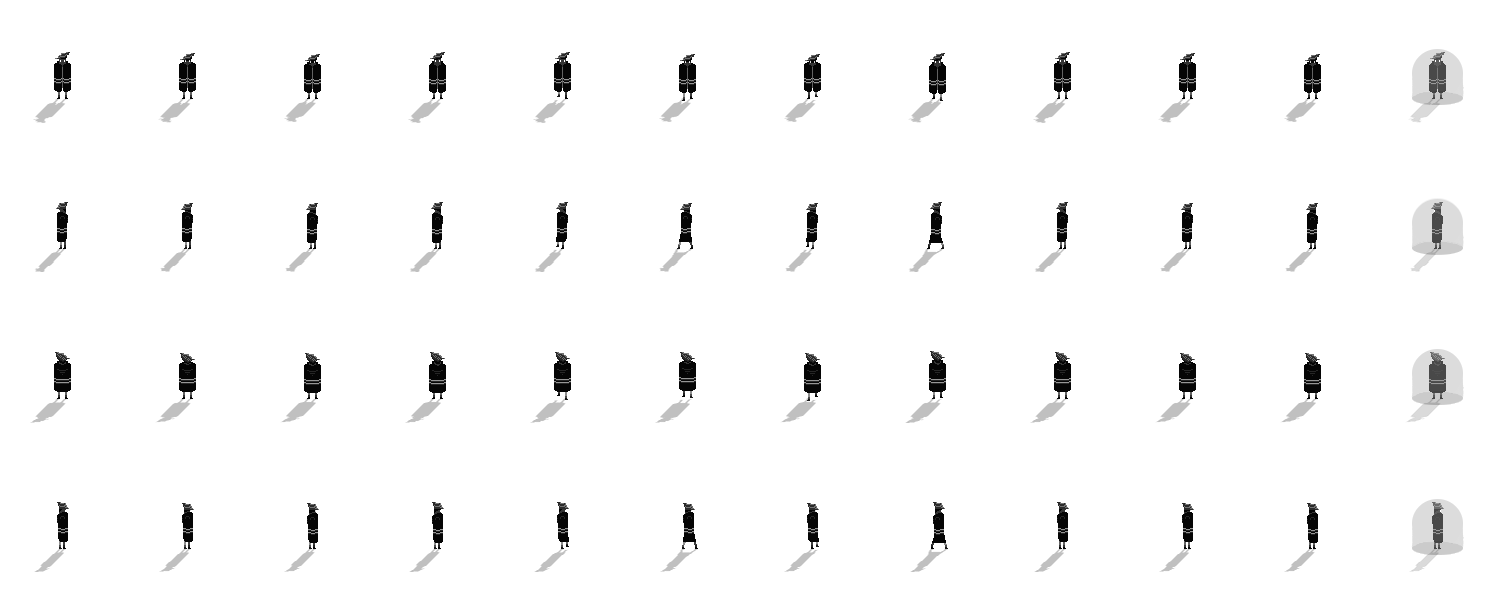
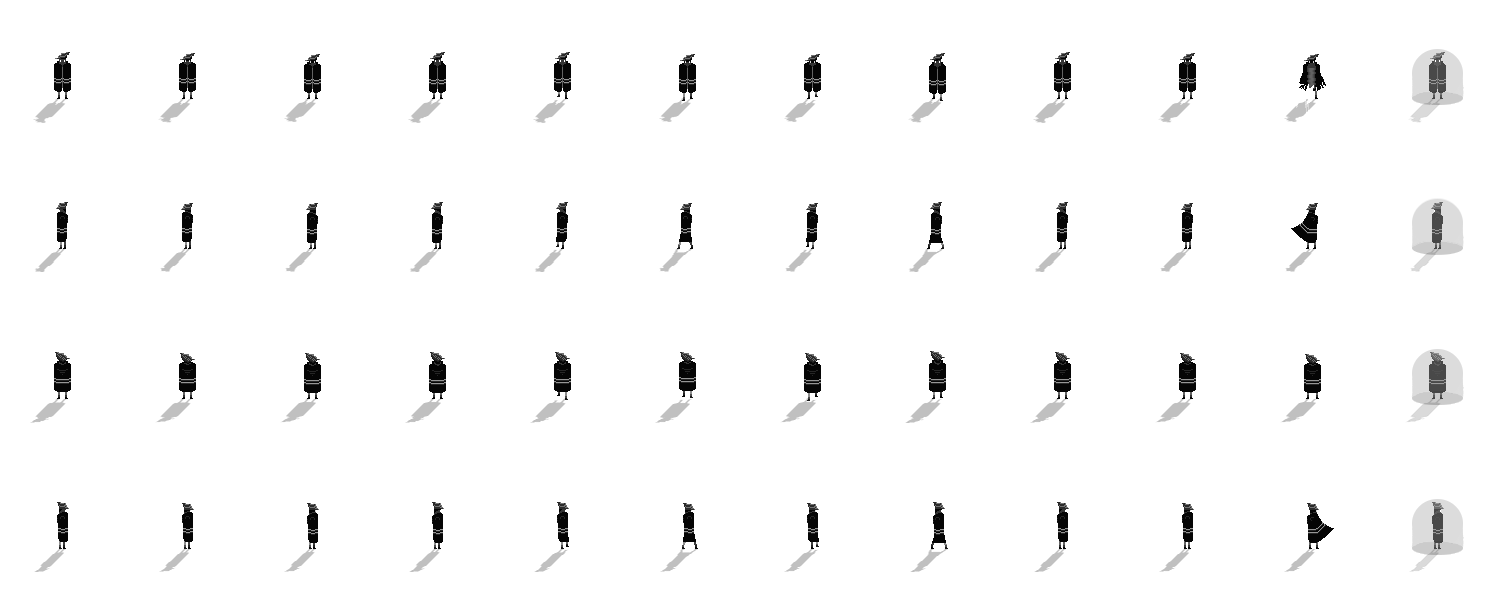
Revision of a layered 1500 x 600 image; what changed, layer by layer:
renamed "Layer 2" to "Layer 1", painted on it over [1291, 54, 1334, 549]
